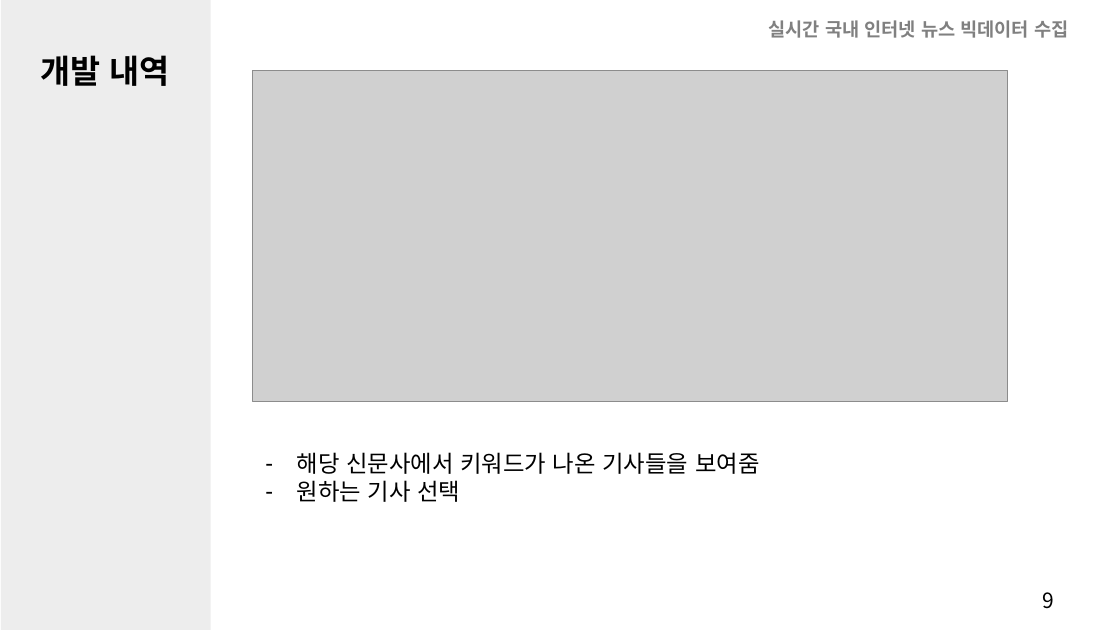
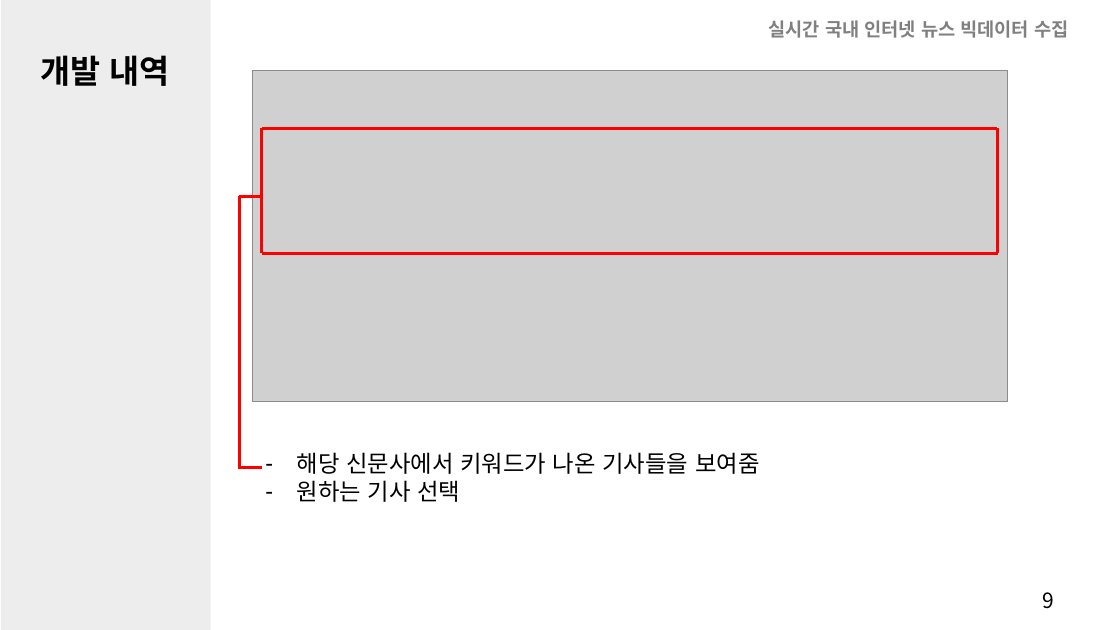
Before and after one commit to LimFull/Internet-News-Collector, a slide deck: slide 15 of 오픈아이즈 5주차 발표.pptx (slide 11 before the commit). Drawn at 1120x630 pixels with LibreOffice and Linux fonts; fonts in the diff are those of the drawing; grey boxes stand for pictures. Boxes give left, top, right and bottom in pixels: in the first picture for what was removed or moved away, otherwise in the second. Text is boxed around its words. In the diff, an @@ line names an element or a change of style, - is before the commit and + after.

```diff
--- a/오픈아이즈 5주차 발표.pptx
+++ b/오픈아이즈 5주차 발표.pptx
@@ line added from (262, 129) to (998, 129), #FF0000 3 pt @@
@@ line added from (262, 253) to (262, 128), #FF0000 3 pt @@
@@ line added from (998, 253) to (998, 128), #FF0000 3 pt @@
@@ line added from (239, 197) to (262, 197), #FF0000 3 pt @@
@@ line added from (239, 470) to (239, 197), #FF0000 3 pt @@
@@ line added from (262, 254) to (998, 254), #FF0000 3 pt @@
@@ line added from (239, 467) to (262, 467), #FF0000 3 pt @@
```
Also in this commit, not shown: 2 other slides changed, 5 slides added.
